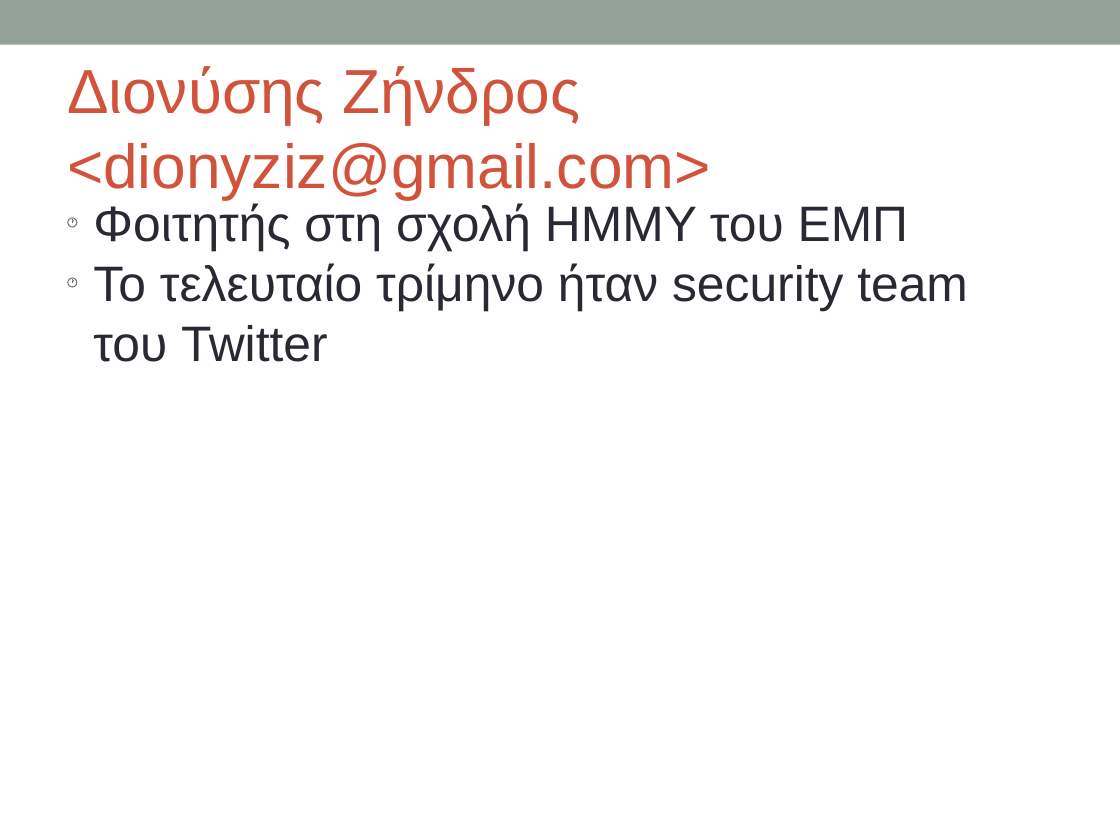
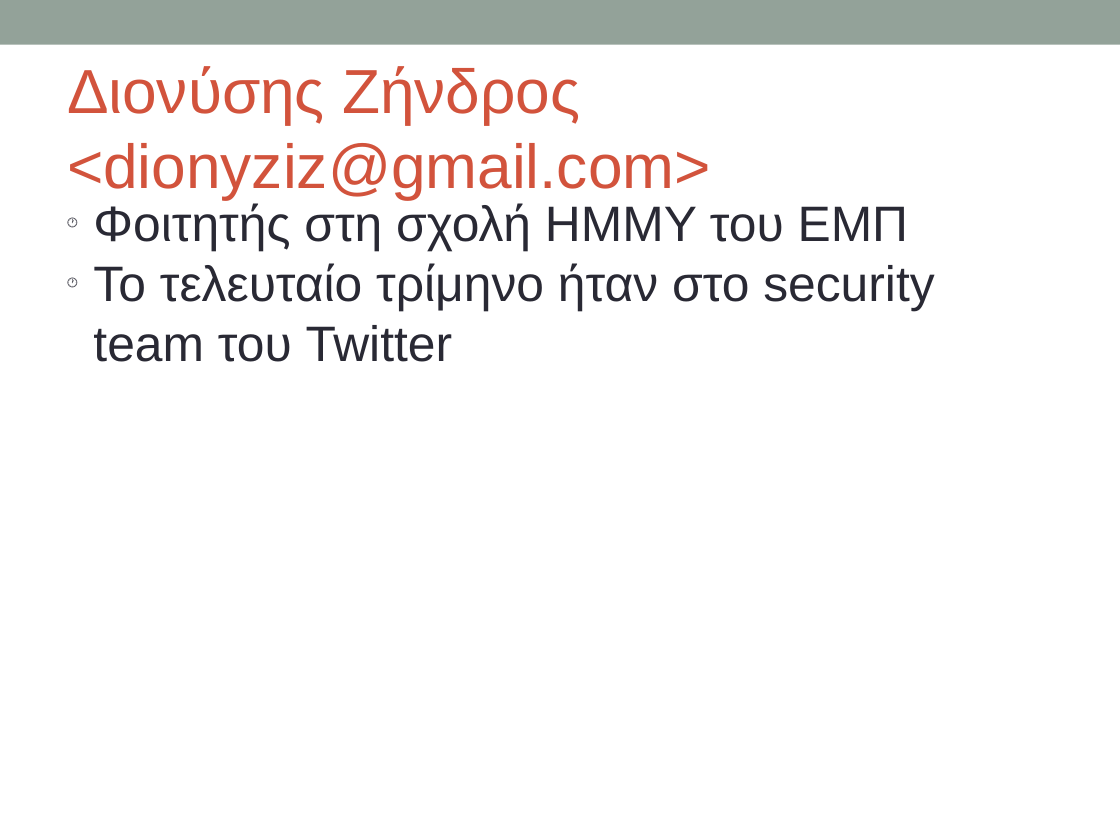
Before and after one commit to gtklocker/security-class, a slide deck: slide 11 of slides/00_administrativa.pptx. Drawn at 1120x840 pixels with LibreOffice and Linux fonts; fonts in the diff are those of the drawing. Boxes give left, top, right and bottom in pixels: in the first picture for what was removed or moved away, otherwise in the second. Text is boxed around its words. In the diff, an @@ line names an element or a change of style, - is before the commit and + after.

```diff
--- a/slides/00_administrativa.pptx
+++ b/slides/00_administrativa.pptx
@@ text at (x1=93, y1=263, x2=934, y2=362): text changed @@
-🕐 Το τελευταίο τρίμηνο ήταν security team του Twitter
+🕐 Το τελευταίο τρίμηνο ήταν στο security team του Twitter
```
Also in this commit, not shown: 1 other file.
